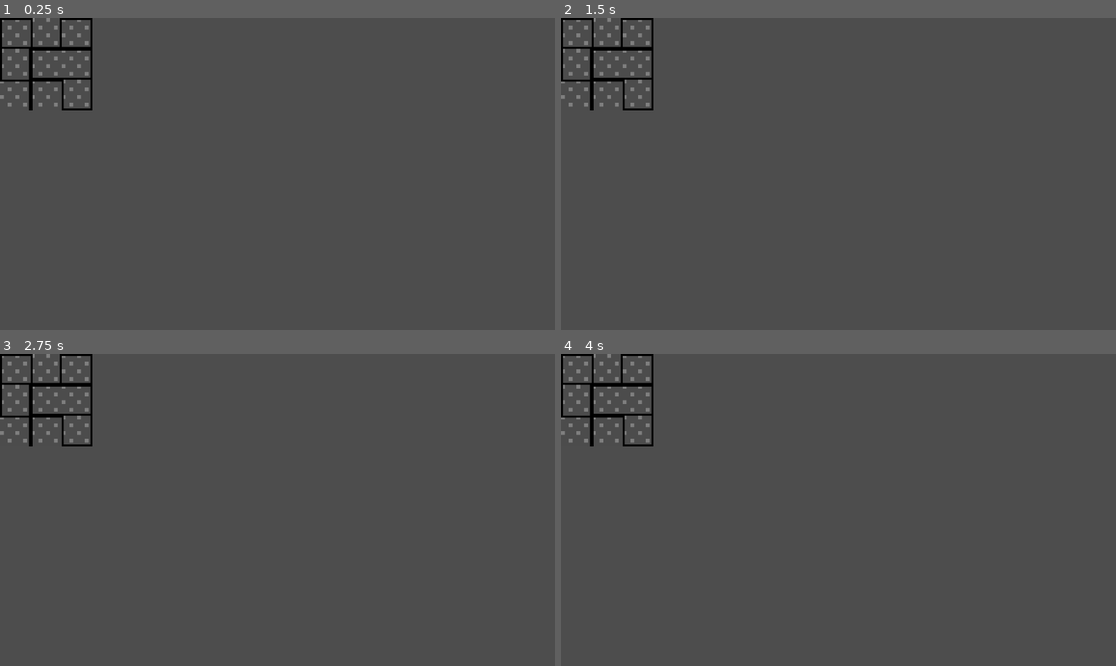
Above: before the commit, frames 1-4 (two rows, left to right).
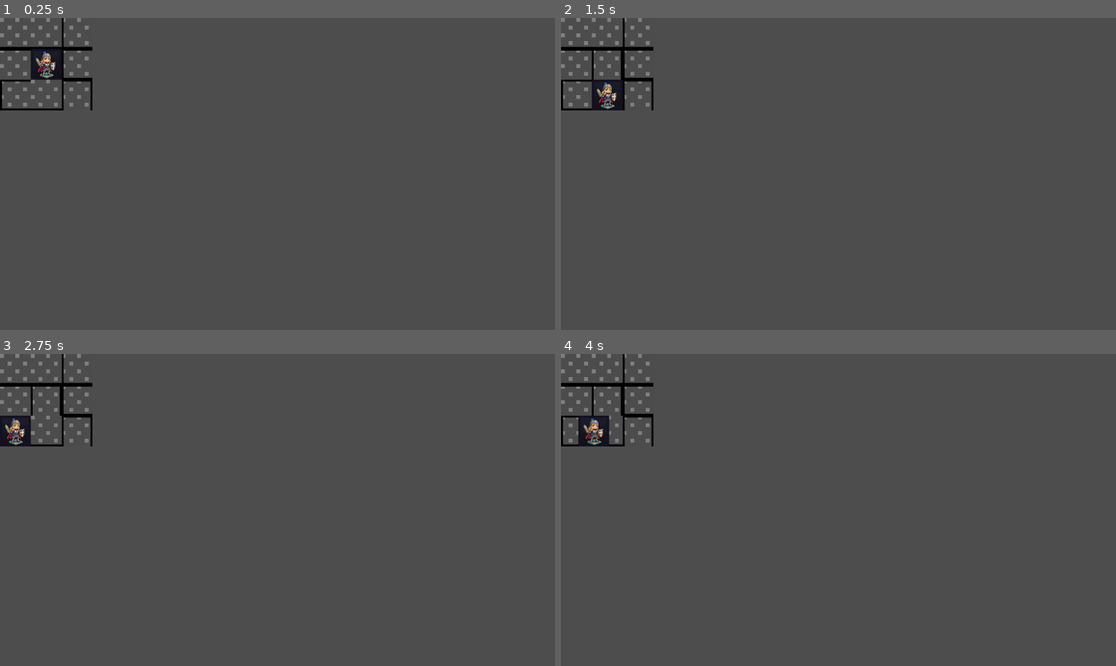
Above: after the commit, the same moments.

Repository: cutopia/paladin_dungeon
Game: Godot game, scene res://main.tscn
Same seed, same stepped clock (60 frames per second), same inputs: the game is played once before the commit and once after it. Before the commit the project starts from res://scenes/main.tscn.
Inputs (mouse positions are in pixels of both pictures, inside the frame that each line leads up to):
- Up to frame 1 (0.25 s): no input
- Up to frame 2 (1.5 s): tap Enter at 0.5 s; move the mouse to (960, 158) at 0.52 s; click (960, 158) at 0.67 s; tap Space at 1.25 s; move the mouse to (727, 189) at 1.27 s; click (727, 189) at 1.42 s
- Up to frame 3 (2.75 s): move the mouse to (333, 441) at 2.02 s; click (333, 441) at 2.17 s
- Up to frame 4 (4 s): tap Enter at 2.75 s; move the mouse to (810, 572) at 2.77 s; click (810, 572) at 2.92 s; move the mouse to (1005, 556) at 3.52 s; click (1005, 556) at 3.67 s

The runs differ from the first frame. In frame 1, 1.2% of the frame differs, in the area x 0-17%, y 0-30%; in frame 2, 1.2%; in frame 3, 1.2%; in frame 4, 1.2%.

Commit message:
switched to goose and it did a kick ass job of making the paladin functionality

Diff:
--- a/main.gd
+++ b/main.gd
@@ -1,7 +1,8 @@
 extends Node2D
 
 func _ready():
-	print("Hello Dungeon!")
+	var dungeon_grid = load("res://scenes/DungeonGrid.tscn").instantiate()
+	add_child(dungeon_grid)
 
-	var dungeon_grid = load("res://scenes/DungeonGrid.gd").instantiate()
-	add_child(dungeon_grid)
+	var paladin = load("res://scenes/Paladin.tscn").instantiate()
+	add_child(paladin)
--- /dev/null
+++ b/main.tscn
@@ -0,0 +1,6 @@
+[gd_scene load_steps=2 format=3 uid="uid://main"]
+
+[ext_resource type="Script" path="res://main.gd" id="1_main_script"]
+
+[node name="MainScene" type="Node2D"]
+script = ExtResource("1_main_script")
--- a/project.godot
+++ b/project.godot
@@ -11,7 +11,7 @@
 [application]
 
 config/name="Paladin Dungeon"
-run/main_scene="res://scenes/main.tscn"
-config/features=PackedStringArray("4.5")
+run/main_scene="res://main.tscn"
 run/window/state/initial_position="centered"
 run/window/state/resizable=false
+config/features=PackedStringArray("4.5")
--- a/scenes/DungeonGrid.gd
+++ b/scenes/DungeonGrid.gd
@@ -5,6 +5,13 @@
 var grid_width: int
 var grid_height: int
 var grid: Array[Array]
+
+enum ExitDirection {
+	NORTH = 0,
+	SOUTH = 1,
+	EAST = 2,
+	WEST = 3
+}
 
 func _ready():
 	grid_width = 3
@@ -52,3 +59,18 @@
 		"west":
 			return get_room(x - 1, y)
 	return null
+
+func get_neighbor_position(position: Vector2, direction) -> Vector2:
+	var x = int(position.x / ROOM_SIZE)
+	var y = int(position.y / ROOM_SIZE)
+
+	match(direction):
+		ExitDirection.NORTH:
+			return Vector2(x * ROOM_SIZE, (y - 1) * ROOM_SIZE)
+		ExitDirection.SOUTH:
+			return Vector2(x * ROOM_SIZE, (y + 1) * ROOM_SIZE)
+		ExitDirection.EAST:
+			return Vector2((x + 1) * ROOM_SIZE, y * ROOM_SIZE)
+		ExitDirection.WEST:
+			return Vector2((x - 1) * ROOM_SIZE, y * ROOM_SIZE)
+	return position
--- /dev/null
+++ b/scenes/DungeonGrid.tscn
@@ -0,0 +1,6 @@
+[gd_scene load_steps=2 format=3 uid="uid://dungeongrid"]
+
+[ext_resource type="Script" path="res://scenes/DungeonGrid.gd" id="1_dungeongrid_script"]
+
+[node name="DungeonGrid" type="Node2D"]
+script = ExtResource("1_dungeongrid_script")
--- a/scenes/Paladin.gd
+++ b/scenes/Paladin.gd
@@ -2,23 +2,34 @@
 
 # Paladin auto-moves through dungeon rooms.
 const Room = preload("res://scenes/Room.gd")
-var dungeon_grid : Node = null
-var current_room : Node2D = null
-const MOVE_SPEED := 200.0 # pixels per second
+var dungeon_grid: Node = null
+var current_room: Node2D = null
+const MOVE_SPEED := 150.0 # pixels per second
+
+enum ExitDirection {
+	NORTH = 0,
+	SOUTH = 1,
+	EAST = 2,
+	WEST = 3
+}
 
 func _ready():
 	# Find the DungeonGrid node (assumed first child of parent)
 	var children = get_parent().get_children()
 	dungeon_grid = children[0] if children.size() > 0 else null
+
 	if not dungeon_grid or not dungeon_grid.has_method("get_room"):
 		push_error("Paladin: DungeonGrid node not found")
 		return
+
 	# Spawn in a random room
 	var idx = get_random_room_indices()
 	current_room = dungeon_grid.get_room(idx.x, idx.y)
-	global_position = current_room.global_position + Vector2(32, 32) # center of room
-	await get_tree().create_timer(0.5).timeout
-	move_to_next_room()
+
+	if current_room:
+		global_position = current_room.global_position + Vector2(32, 32) # center of room
+		await get_tree().create_timer(0.5).timeout
+		move_to_next_room()
 
 func get_random_room_indices() -> Vector2i:
 	var w = dungeon_grid.grid_width
@@ -28,30 +39,71 @@
 func move_to_next_room():
 	if not current_room:
 		return
+
+	# Get available exits from current room
 	var exits = []
-	for dir in [Room.ExitDirection.NORTH, Room.ExitDirection.SOUTH, Room.ExitDirection.EAST, Room.ExitDirection.WEST]:
+	for dir in [ExitDirection.NORTH, ExitDirection.SOUTH, ExitDirection.EAST, ExitDirection.WEST]:
 		if current_room.has_exit(dir):
 			exits.append(dir)
+
 	if exits.is_empty():
+		print("No exits available in current room")
 		await get_tree().create_timer(1.0).timeout
 		move_to_next_room()
 		return
+
+	# Pick a random exit direction
 	var dir = exits[randi_range(0, exits.size()-1)]
+
+	# Get the target room position and node
 	var next_pos = dungeon_grid.get_neighbor_position(current_room.position, dir)
 	if not next_pos:
+		print("No valid neighbor in direction: ", dir)
 		await get_tree().create_timer(0.5).timeout
 		move_to_next_room()
 		return
+
 	var nx = int(next_pos.x / dungeon_grid.ROOM_SIZE)
 	var ny = int(next_pos.y / dungeon_grid.ROOM_SIZE)
+
 	var target_node = dungeon_grid.get_room(nx, ny)
 	if not target_node:
+		print("Target room not found at: ", nx, ny)
 		await get_tree().create_timer(0.5).timeout
 		move_to_next_room()
 		return
+
+	# Check if the target room has a matching exit (connection is bidirectional)
+	var opposite_dir = get_opposite_direction(dir)
+	if not target_node.has_exit(opposite_dir):
+		print("Target room doesn't have exit in opposite direction: ", opposite_dir)
+		await get_tree().create_timer(0.5).timeout
+		move_to_next_room()
+		return
+
+	# Animate movement to the next room
+	var distance = current_room.position.distance_to(target_node.position)
+	var duration = distance / MOVE_SPEED
+
+	print("Moving from room at ", int(current_room.position.x/dungeon_grid.ROOM_SIZE),
+	      ",", int(current_room.position.y/dungeon_grid.ROOM_SIZE),
+	      " to ", nx, ",", ny, " (direction: ", dir, ")")
+
 	var tween = create_tween()
-	tween.tween_property(self, "global_position", target_node.global_position + Vector2(32,32), target_node.position.distance_to(current_room.position)/MOVE_SPEED)
+	tween.tween_property(self, "global_position", target_node.global_position + Vector2(32, 32), duration)
 	await tween.finished
+
 	current_room = target_node
+	print("Arrived at new room")
+
+	# Wait briefly before moving again
 	await get_tree().create_timer(0.5).timeout
 	move_to_next_room()
+
+func get_opposite_direction(direction) -> int:
+	match direction:
+		ExitDirection.NORTH: return ExitDirection.SOUTH
+		ExitDirection.SOUTH: return ExitDirection.NORTH
+		ExitDirection.EAST: return ExitDirection.WEST
+		ExitDirection.WEST: return ExitDirection.EAST
+	return -1
--- /dev/null
+++ b/scenes/Paladin.tscn
@@ -0,0 +1,9 @@
+[gd_scene load_steps=2 format=3 uid="uid://paladin"]
+
+[ext_resource type="Script" path="res://scenes/Paladin.gd" id="1_paladin_script"]
+[ext_resource type="Texture2D" path="res://assets/tiles/paladin.png" id="1_paladin_texture"]
+
+[node name="Paladin" type="Sprite2D"]
+script = ExtResource("1_paladin_script")
+position = Vector2(32, 32)
+texture = ExtResource("1_paladin_texture")
--- a/scenes/main.tscn
+++ b/scenes/main.tscn
@@ -1,6 +1,12 @@
-[gd_scene load_steps=2 format=3 uid="uid://klvagg2lhia5"]
+[gd_scene load_steps=2 format=3 uid="uid://paladin_dungeon_main"]
 
-[ext_resource type="Script" uid="uid://bajy50ksd7mm3" path="res://scenes/DungeonGrid.gd" id="1_0wfyh"]
+[ext_resource type="Script" path="res://scenes/DungeonGrid.gd" id="1_dungeongrid"]
+[ext_resource type="Script" path="res://scenes/Paladin.gd" id="2_paladin"]
 
 [node name="MainScene" type="Node2D"]
-script = ExtResource("1_0wfyh")
+script = ExtResource("1_dungeongrid")
+
+[node name="Paladin" type="Sprite2D" parent="."]
+script = ExtResource("2_paladin")
+position = Vector2(32, 32)
+texture = preload("res://assets/tiles/paladin.png")
Not shown, changed: AGENTS.md
